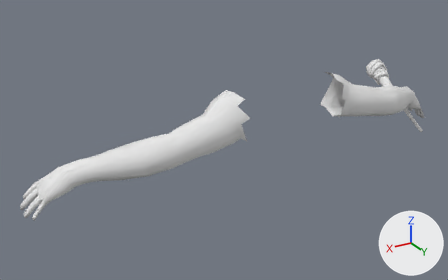
Before and after pictures for a commit that changed the Blender file Mhmd/Blender/Placeholders/Placeholder_Hand/Hand_location_with_TORCH.blend.
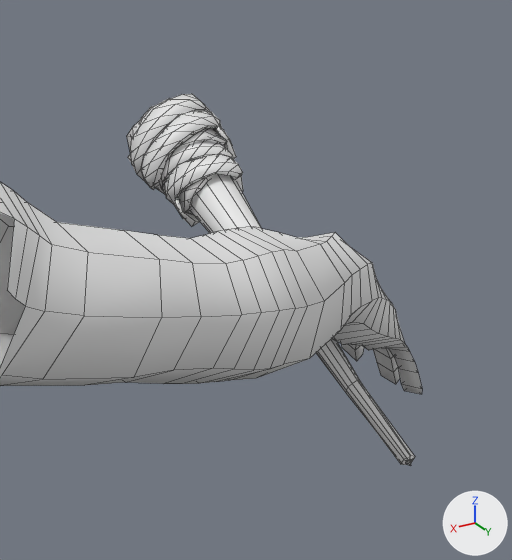
Old and new are each drawn whole from a 50 mm lens placed at (0.995, 1.413, 0.706), pointed at (0.101, -0.077, -0.039) and again close up on the part from 76% to 99% of the width and 14% to 54% of the height. The lights are fixed; the arrows at lower right show +X, +Y and +Z. The close-ups show mesh edges as thin lines.

In view in the first close-up: 'Torch_1', 'main_char.001'.
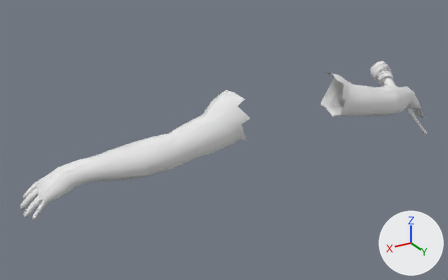
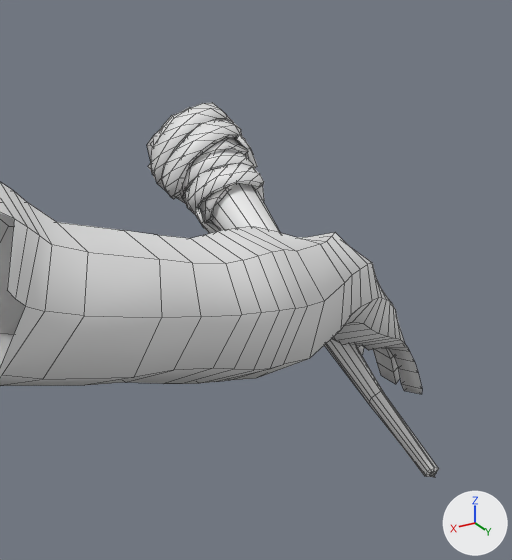
Where the newer file only moved an object's origin or applied its transform, the numbers keep the older frame.

Changed parts and their boxes (x1, y1, x2, y2) in the close-ups (512 x 560 px):
'Torch_1', mesh moved
    before: (127, 94, 415, 466)
    after: (147, 103, 439, 477)

Edits to the bpy script that builds the scene:
```text
Change me_cylinder_002:
    where me_cylinder_002.from_pydata(...)  # 939 vertices, 905 faces; spans x -0.314..-0.243, y -0.466..-0.394, z -0.198..0.146
    used by ob_torch_1; location = (-0.134, -0.0979, 0.1119); rotation_euler = (0.97, 0.607, -0.491), in degrees (56, 35, -28)
    me_cylinder_002 part 1: the whole mesh is moved by (-0.008, 0.003, -0.018)
```
